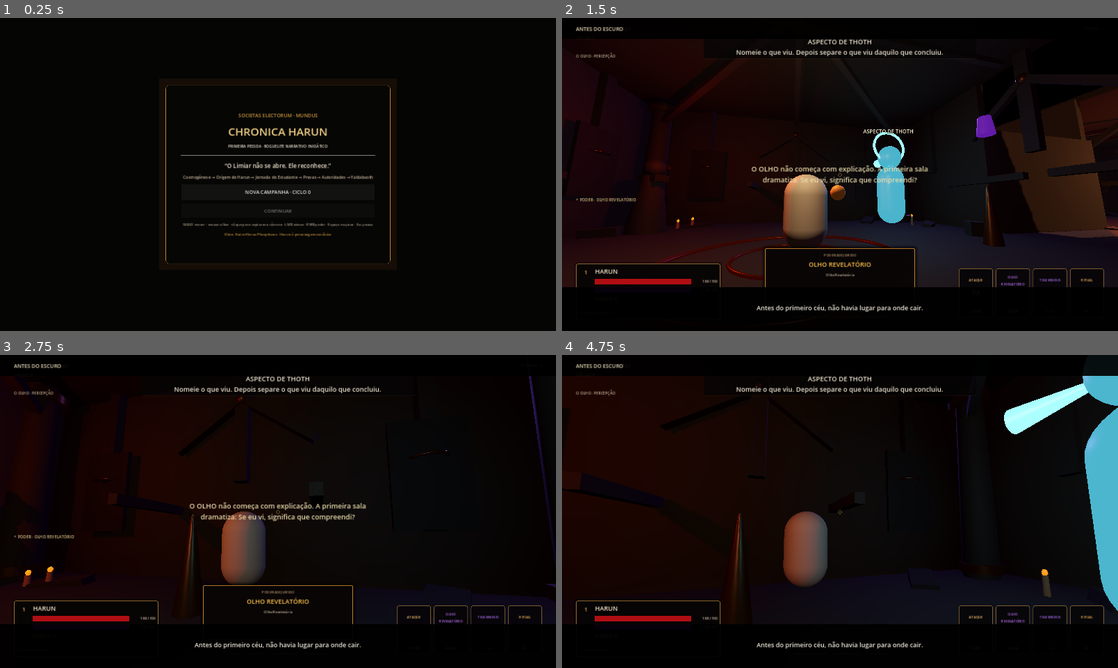
Above: before the commit, frames 1-4 (two rows, left to right).
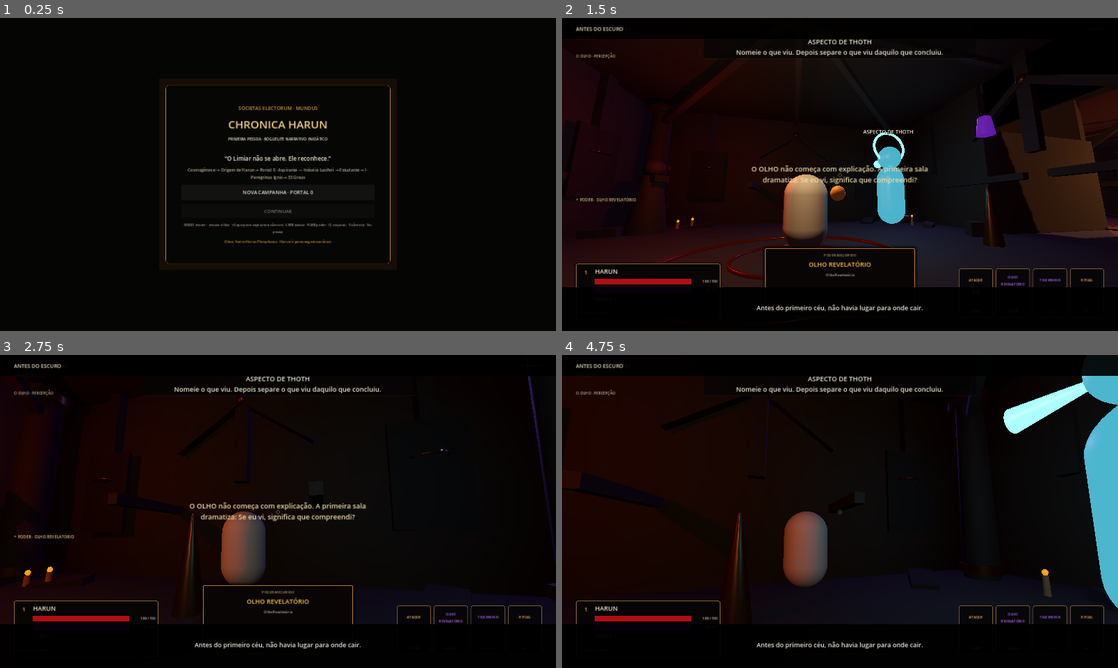
Above: after the commit, the same moments.

Repository: neuralSynapse/societaselectorum
Game: Godot game, scene res://scenes/boot/Main.tscn
The game is run twice, just before and just after one commit, with the same random seed, the same clock (stepped at 60 frames per second) and the same inputs.
Inputs (mouse positions are in pixels of both pictures, inside the frame that each line leads up to):
- Up to frame 1 (0.25 s): no input
- Up to frame 2 (1.5 s): click "NOVA CAMPANHA · CICLO 0" (after the commit: "NOVA CAMPANHA · PORTAL 0") at 0.5 s; tap Enter (ui_accept) at 1.25 s; move the mouse to (867, 174) at 1.27 s; hold W (move_forward) from 1.28 s (still down); hold V (camera_toggle) from 1.28 s (still down); click (867, 174) at 1.42 s
- Up to frame 3 (2.75 s): keep holding W (move_forward); tap Space (jump) at 1.52, 2.27 s; move the mouse to (250, 511) at 2.02 s; release V (camera_toggle) at 2.03 s; tap C (consume) at 2.1 s; click (250, 511) at 2.17 s
- Up to frame 4 (4.75 s): keep holding W (move_forward); move the mouse to (851, 505) at 2.77 s; hold Q (dodge) 2.78-3.53 s; click (851, 505) at 2.92 s; move the mouse to (834, 517) at 3.52 s; tap R (instrument) at 3.6 s; click (834, 517) at 3.67 s; tap Space (jump) at 3.77, 4.52 s; move the mouse to (878, 514) at 4.27 s; hold E (interact) from 4.28 s (still down); click (878, 514) at 4.42 s

The runs differ from the first frame. In frame 1, 2.6% of the frame differs, in the area x 32-68%, y 28-73%; in frame 2, 0.4%; in frame 3, 0.1%; in frame 4, 0.3%.

Commit message:
feat: surface canonical entry chain at boot

Diff:
--- a/game/chronica-harun/scripts/boot/Main.gd
+++ b/game/chronica-harun/scripts/boot/Main.gd
@@ -108,7 +108,7 @@
     stack.add_child(invocation)
 
     var continuity := Label.new()
-    continuity.text = "Cosmogênese → Origem de Harun → Jornada do Estudante → Provas → Autoridades → Yaldabaoth"
+    continuity.text = "Cosmogênese → Origem de Harun → Portal 0 · Aspirante — Initiatio Luciferi → Estudante → I · Peregrinus Ignis → 33 Graus"
     continuity.horizontal_alignment = HORIZONTAL_ALIGNMENT_CENTER
     continuity.autowrap_mode = TextServer.AUTOWRAP_WORD_SMART
     continuity.add_theme_color_override("font_color", Color(0.76, 0.69, 0.59, 1.0))
@@ -116,7 +116,7 @@
     stack.add_child(continuity)
 
     var new_campaign := Button.new()
-    new_campaign.text = "NOVA CAMPANHA · CICLO 0"
+    new_campaign.text = "NOVA CAMPANHA · PORTAL 0"
     new_campaign.custom_minimum_size = Vector2(0, 54)
     new_campaign.add_theme_font_size_override("font_size", 17)
     new_campaign.pressed.connect(_start_new_campaign_from_gate)
@@ -131,7 +131,7 @@
     stack.add_child(continue_campaign)
 
     var controls := Label.new()
-    controls.text = "WASD mover · mouse olhar · clique para capturar a câmera · LMB atacar · RMB poder · Espaço esquiva · Esc pausa"
+    controls.text = "WASD mover · mouse olhar · clique para capturar a câmera · LMB atacar · RMB poder · Q esquiva · V câmera · Esc pausa"
     controls.horizontal_alignment = HORIZONTAL_ALIGNMENT_CENTER
     controls.autowrap_mode = TextServer.AUTOWRAP_WORD_SMART
     controls.add_theme_color_override("font_color", Color(0.64, 0.59, 0.51, 1.0))
